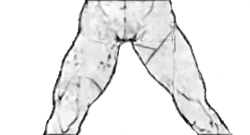
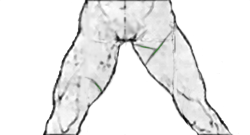
Layered file, before and after one edit (250 x 135). Changes by layer:
renamed "Calque 3" to "Calque 4", painted on it over [left=94, top=42, right=164, bottom=92]
